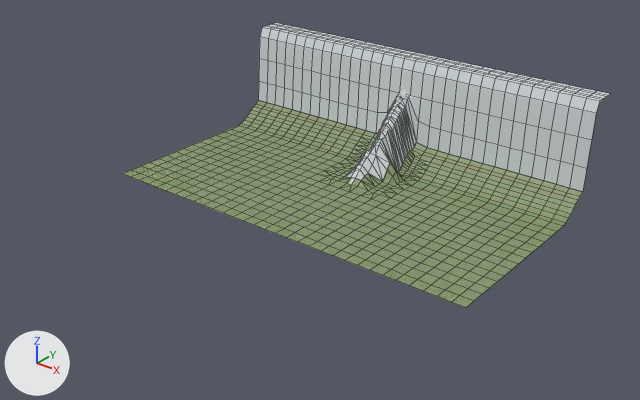
Two versions of the Blender file data/levels/gate.blend, one commit apart.
Both versions are drawn from a 50 mm lens placed at (684.0, -1010.0, 535.0), pointed at (21.0, -182.0, 21.0). Every picture has the same lights, and +X, +Y and +Z are marked at lower left. Mesh edges are drawn as thin lines on the coarser meshes.
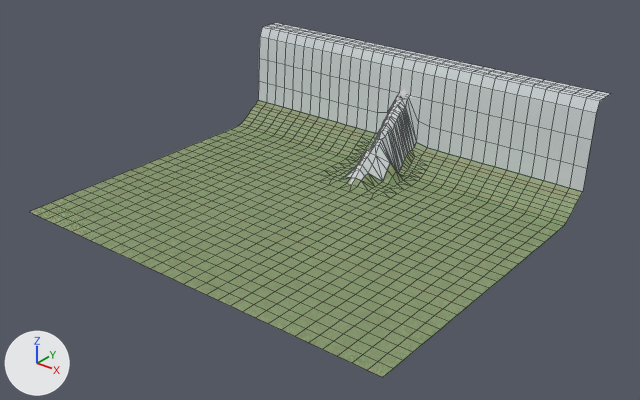
The change, as a diff of the scene's bpy script:
```diff
--- a/data/levels/gate.blend.py
+++ b/data/levels/gate.blend.py
@@ me_grid @@
 # used by ob_grid; location = (0.0, 0.0, 0.0); scale = (2.9, 5.51, 2.9)
-me_grid.from_pydata(...)  # 796 vertices, 763 faces; spans x -100.0..100.0, y -47.0..7.0, z 0.0..12.0
+me_grid.from_pydata(...)  # 1084 vertices, 1042 faces; spans x -100.0..100.0, y -76.0..7.0, z 0.0..12.0
+# me_grid part 1
+# 224 vertices are added at x -100.0..100.0, y -76.0..-50.0, z 0.0
+# 32 new vertices lie (0.0, -4.0, 0.0) away from vertices in x -100.0..100.0, y -50.0, z 0.0
+# 32 new vertices lie (0.0, -4.0, 0.0) away from vertices in x -100.0..100.0, y -66.0, z 0.0
+# 279 new faces join them
 me_grid.materials.append(mat_dirtfrancecornergrass)
```

Boxes [x1, y1, x2, y2] around the edits, measured in the pictures (640 x 400 px):
'Grid', reshaped (20% wider, 33% taller)
    before: [122, 100, 582, 308]
    after: [29, 100, 582, 377]
part 1 of me_grid, added (green)
    after: [29, 174, 465, 377]
